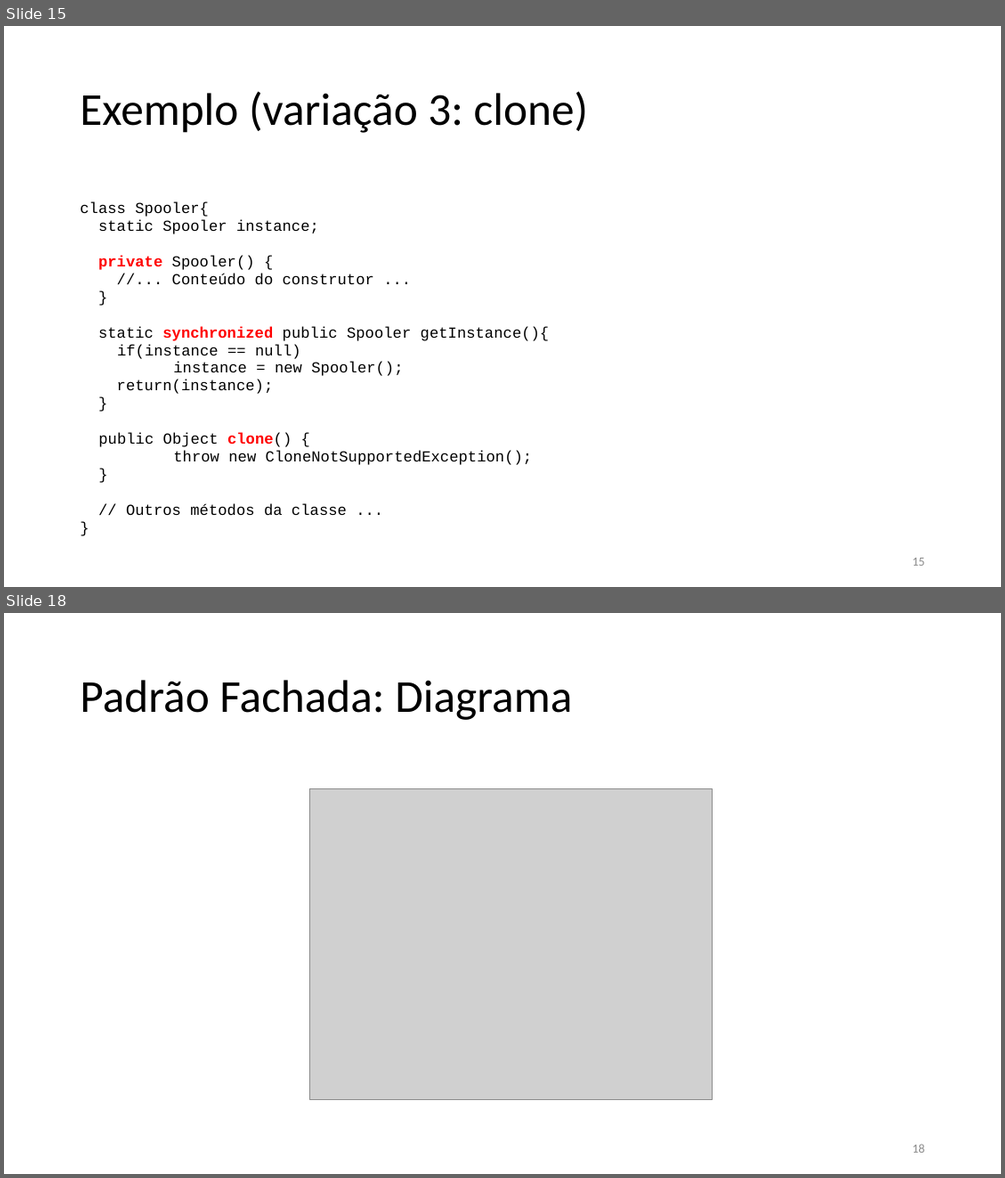
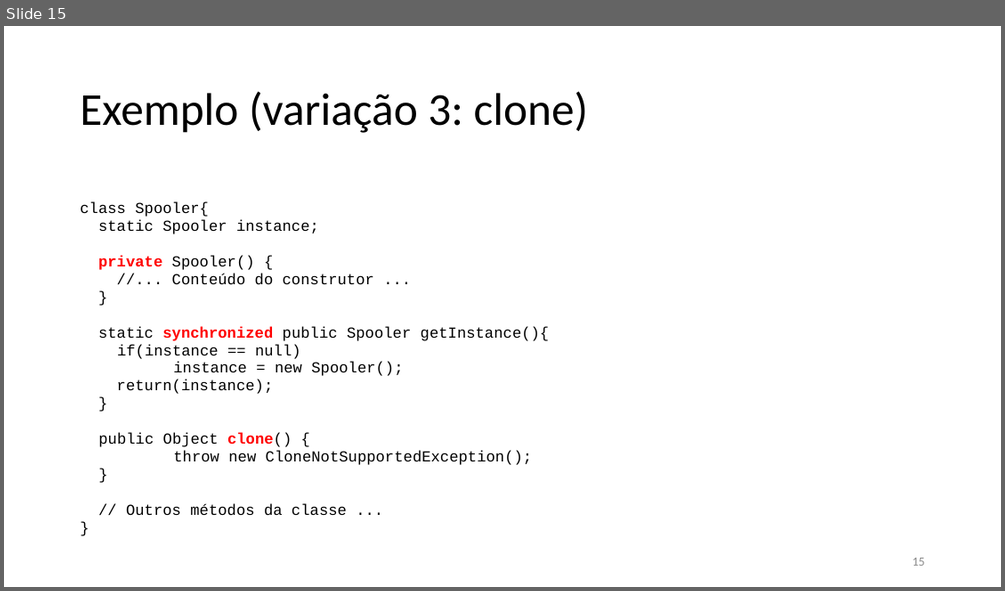
Before and after one commit to gabrielpaiz/Material-de-Aula, a slide deck: Topico1_ArquiteturaDeSoftware/TP_U01_P2_IntroducaoPadroesProjeto.pptx. Shown one above the other, each under a label of ours: slides 15 and 18 before the commit, slide 15 after it; the slides between them are not shown. The pictures are 1005x1178 and 1005x591 pixels, drawn with LibreOffice and Linux fonts; fonts in the diff are those of the drawing; grey boxes stand for pictures. Boxes give left, top, right and bottom in pixels: in the first picture for what was removed or moved away, otherwise in the second. Text is boxed around its words. In the diff, an @@ line names an element or a change of style, - is before the commit and + after.

```diff
--- a/Topico1_ArquiteturaDeSoftware/TP_U01_P2_IntroducaoPadroesProjeto.pptx
+++ b/Topico1_ArquiteturaDeSoftware/TP_U01_P2_IntroducaoPadroesProjeto.pptx
@@ slide 18 removed at [4,613,1001,1174], background #FFFFFF @@
@@ title removed at [80,680,572,720] @@
-Padrão Fachada: Diagrama
@@ picture removed at [309,788,712,1099] @@
@@ page number removed at [912,1143,924,1152] @@
-18
```
Also in this commit, not shown: 1 slide changed, 2 other slides removed, 1 other file.
